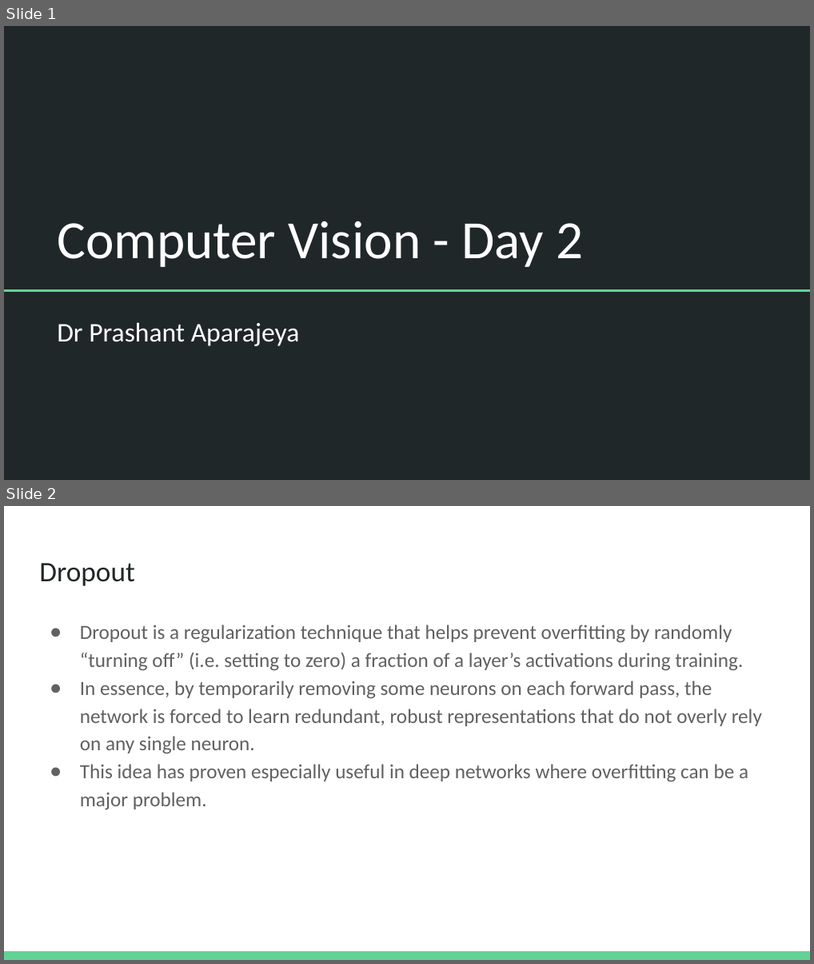
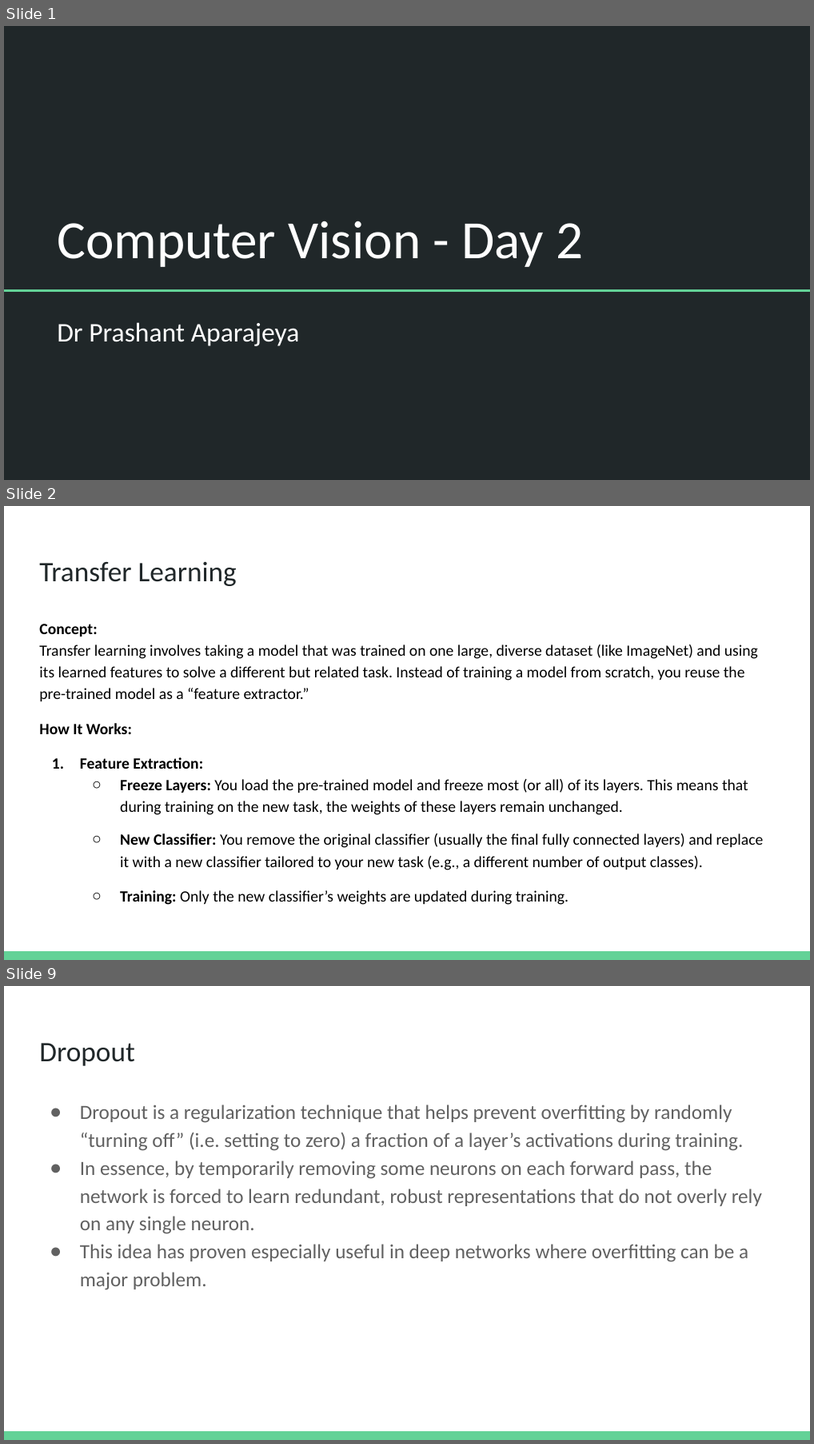
Before and after one commit to Hasan-Shahid/KA-Advanced-Ai-2025, a slide deck: Slides/Extra Slides/Computer Vision - Day 2.pptx. Shown one above the other, each under a label of ours: slides 1 and 2 before the commit, slides 1, 2 and 9 after it; the slides between them are not shown. The pictures are 814x964 and 814x1444 pixels, drawn with LibreOffice and Linux fonts; fonts in the diff are those of the drawing. Boxes give left, top, right and bottom in pixels: in the first picture for what was removed or moved away, otherwise in the second. Text is boxed around its words. In the diff, an @@ line names an element or a change of style, - is before the commit and + after.

```diff
--- a/Slides/Extra Slides/Computer Vision - Day 2.pptx
+++ b/Slides/Extra Slides/Computer Vision - Day 2.pptx
@@ slide 2 added at <box>4,506,810,960</box>, background #FFFFFF; not listed: 1 template element that a slide beside it also shows @@
@@ title added at <box>39,561,237,586</box>, 25.2 pt, text #202729 @@
+Transfer Learning
@@ text added at <box>39,624,764,904</box>, 14 pt, text #000000 @@
+Concept:
+Transfer learning involves taking a model that was trained on one large, diverse dataset (like ImageNet) and using its learned features to solve a different but related task. Instead of training a model from scratch, you reuse the pre-trained model as a “feature extractor.”
+How It Works:
+1. Feature Extraction:
+  ○ Freeze Layers: You load the pre-trained model and freeze most (or all) of its layers. This means that during training on the new task, the weights of these layers remain unchanged.
+  ○ New Classifier: You remove the original classifier (usually the final fully connected layers) and replace it with a new classifier tailored to your new task (e.g., a different number of output classes).
+  ○ Training: Only the new classifier’s weights are updated during training.
@@ what was slide 2 is now slide 9 @@
```
Also in this commit, not shown: 8 other slides added, 10 other files.
